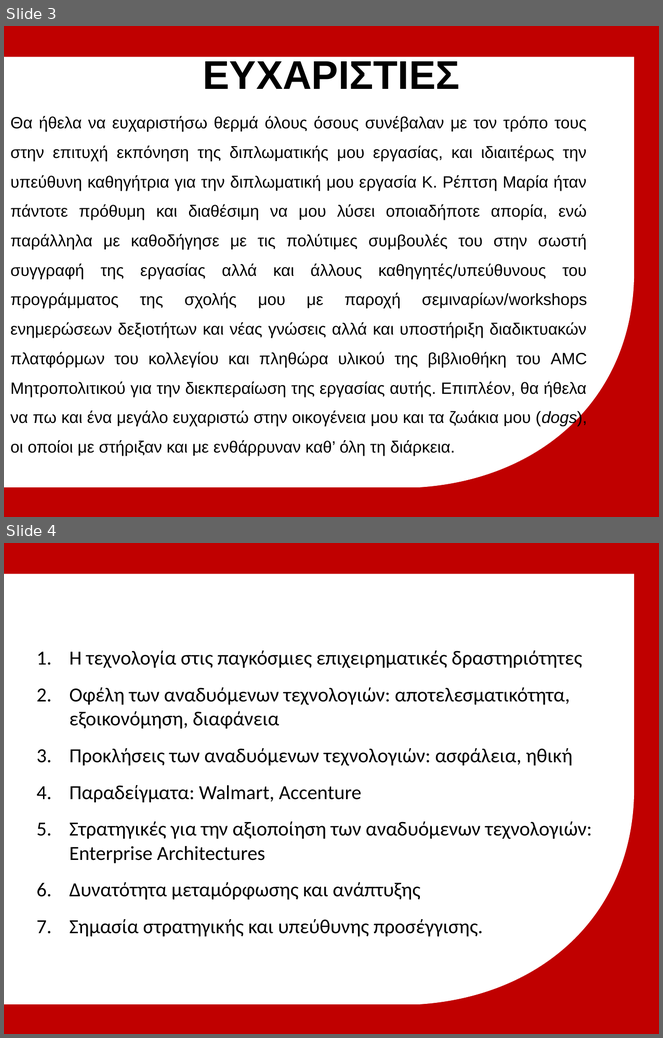
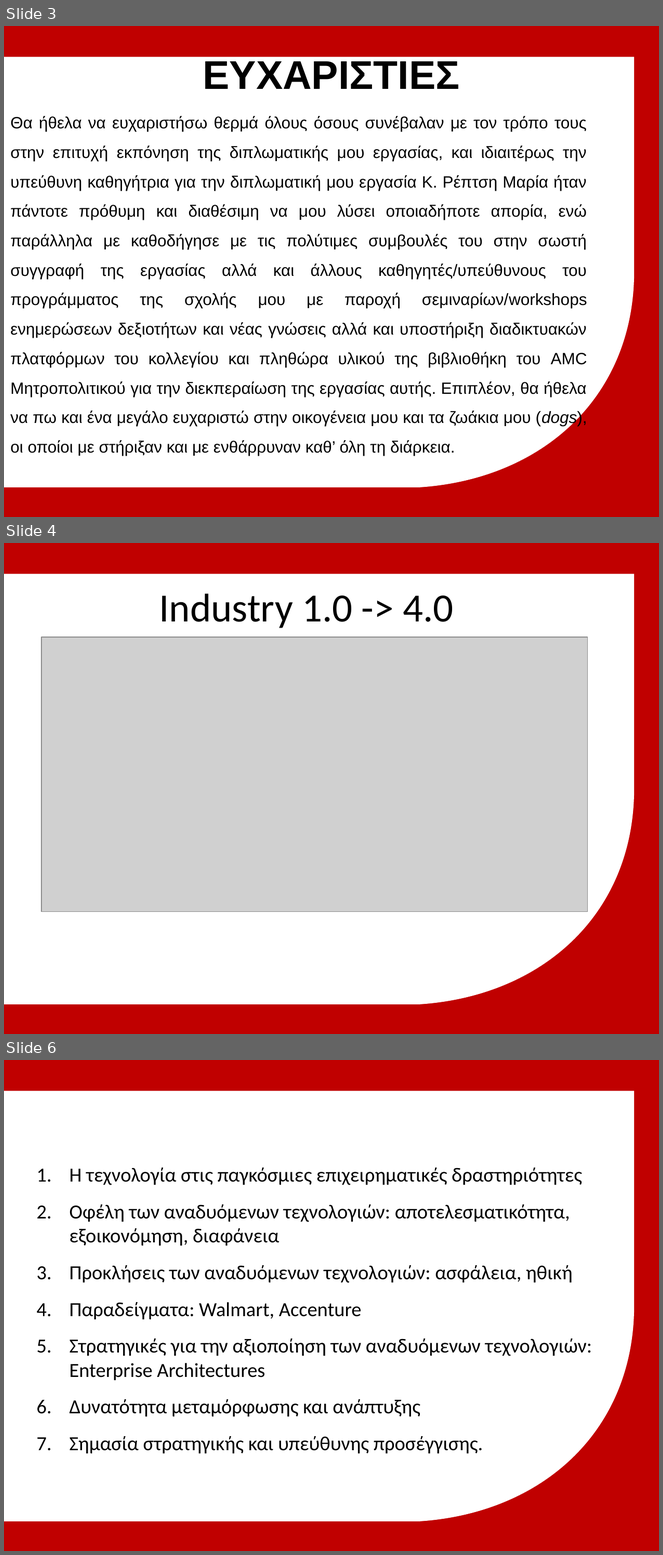
Before and after one commit to michailmarkou1995/MBA, a slide deck: Spiritual Wellbeing IV Professional Development and Applied Research/Μητροπολιτικό Κολλέγιο_ΣΕΚΦ[Μιχαηλ Μαρκου] IT in Global Business.pptx. Shown one above the other, each under a label of ours: slides 3 and 4 before the commit, slides 3, 4 and 6 after it; the slides between them are not shown. The pictures are 663x1038 and 663x1555 pixels, drawn with LibreOffice and Linux fonts; fonts in the diff are those of the drawing; grey boxes stand for pictures; background and template pictures are left out. Boxes give left, top, right and bottom in pixels: in the first picture for what was removed or moved away, otherwise in the second. Text is boxed around its words. In the diff, an @@ line names an element or a change of style, - is before the commit and + after.

```diff
--- a/Spiritual Wellbeing IV Professional Development and Applied Research/Μητροπολιτικό Κολλέγιο_ΣΕΚΦ[Μιχαηλ Μαρκου] IT in Global Business.pptx
+++ b/Spiritual Wellbeing IV Professional Development and Applied Research/Μητροπολιτικό Κολλέγιο_ΣΕΚΦ[Μιχαηλ Μαρκου] IT in Global Business.pptx
@@ slide 4 added at [4, 543, 659, 1034], background #C00000; not listed: 1 template element that a slide beside it also shows @@
@@ title added at [159, 593, 453, 628], 44 pt, text #000000 @@
+Industry 1.0 -> 4.0
@@ picture added at [41, 637, 588, 912] @@
@@ what was slide 4 is now slide 6 @@
```
Also in this commit, not shown: 2 other slides added.
